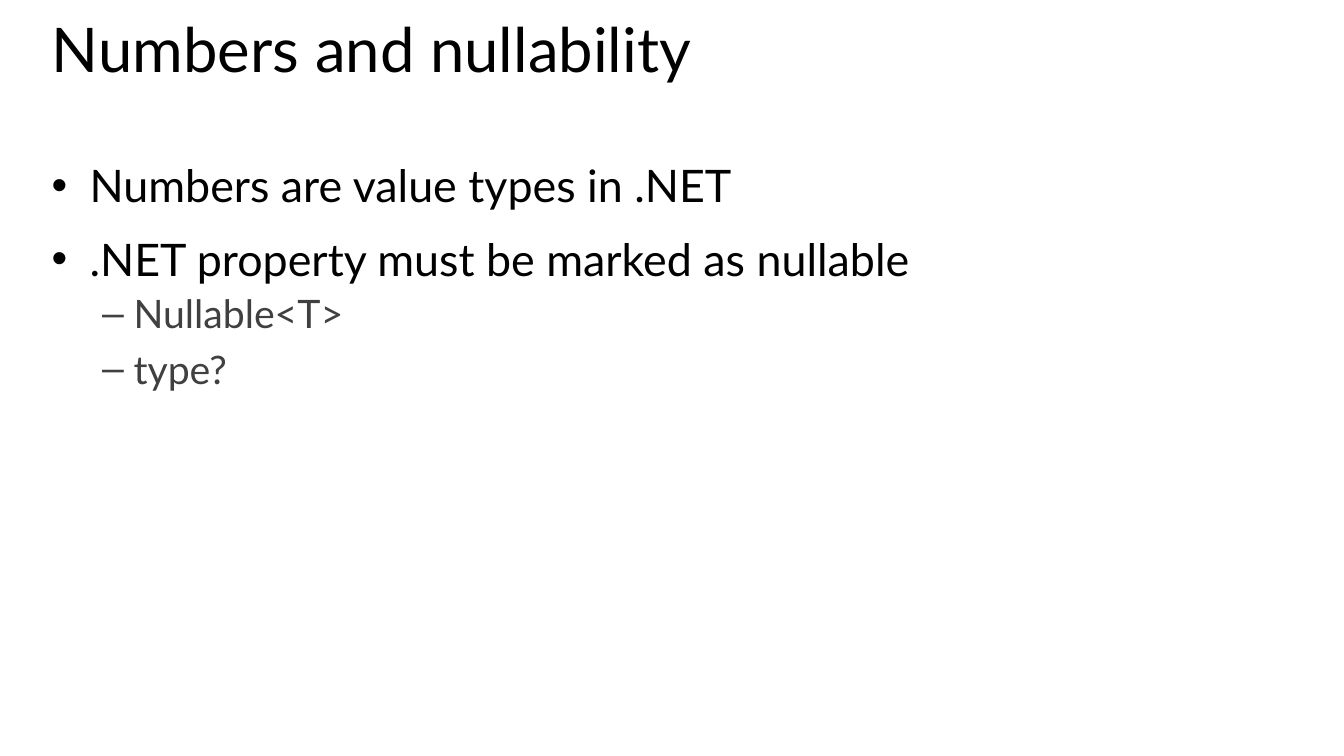
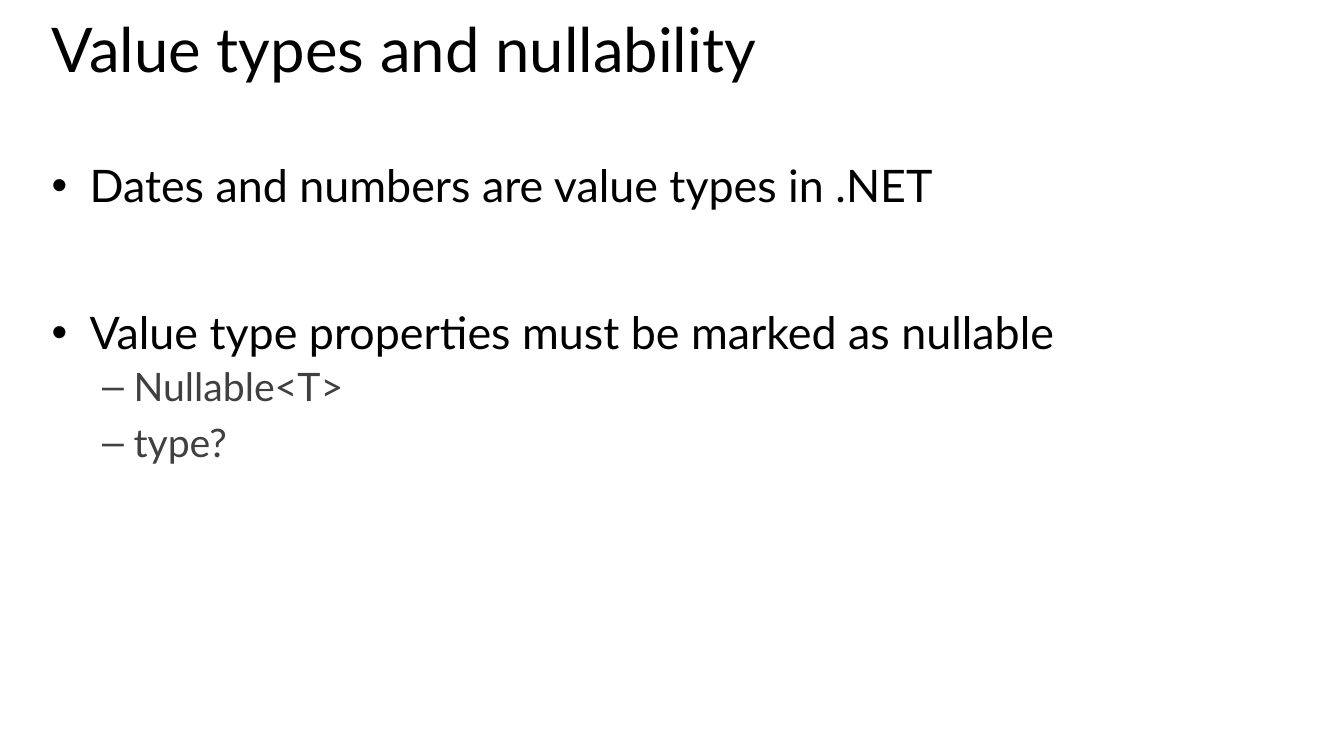
Before and after one commit to xuemiantao/EntityFramework, a slide deck: slide 14 of Slides/02 - Beginning Code First.pptx. Drawn at 1344x756 pixels with LibreOffice and Linux fonts; fonts in the diff are those of the drawing. Boxes give left, top, right and bottom in pixels: in the first picture for what was removed or moved away, otherwise in the second. Text is boxed around its words. In the diff, an @@ line names an element or a change of style, - is before the commit and + after.

Commit message:
Slide update

```diff
--- a/Slides/02 - Beginning Code First.pptx
+++ b/Slides/02 - Beginning Code First.pptx
@@ title at box(52, 26, 756, 83): text changed @@
-Numbers and nullability
+Value types and nullability
@@ text at box(90, 169, 1054, 357): text changed @@
-• Numbers are value types in .NET
-• .NET property must be marked as nullable
+• Dates and numbers are value types in .NET
+• Value type properties must be marked as nullable
```
Also in this commit, not shown: 1 other slide changed.
